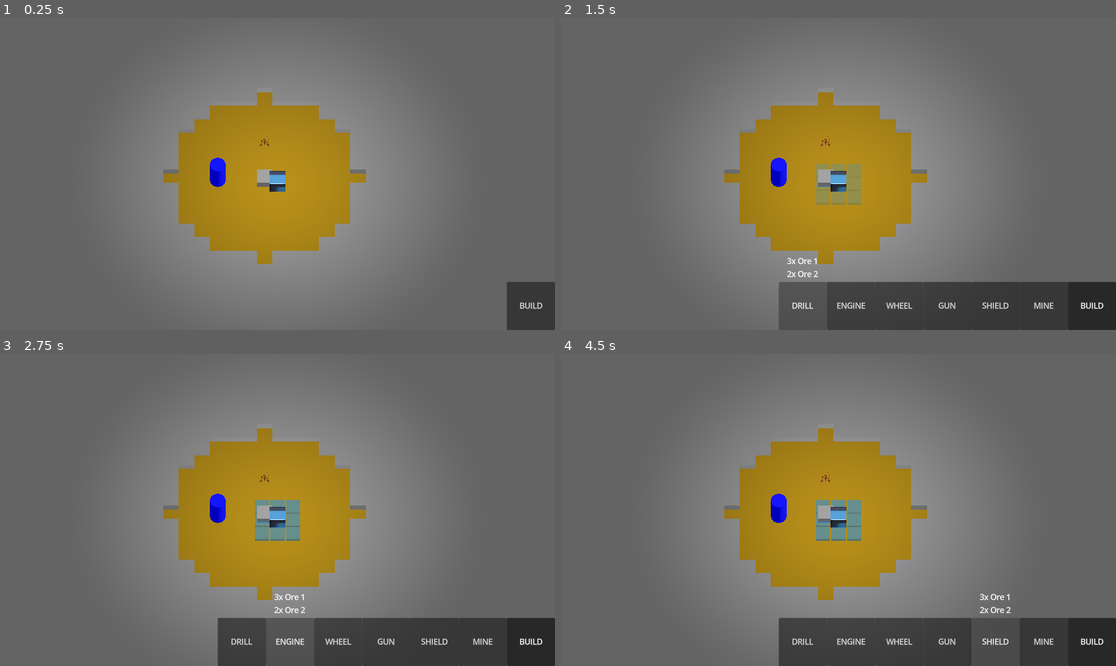
Above: before the commit, frames 1-4 (two rows, left to right).
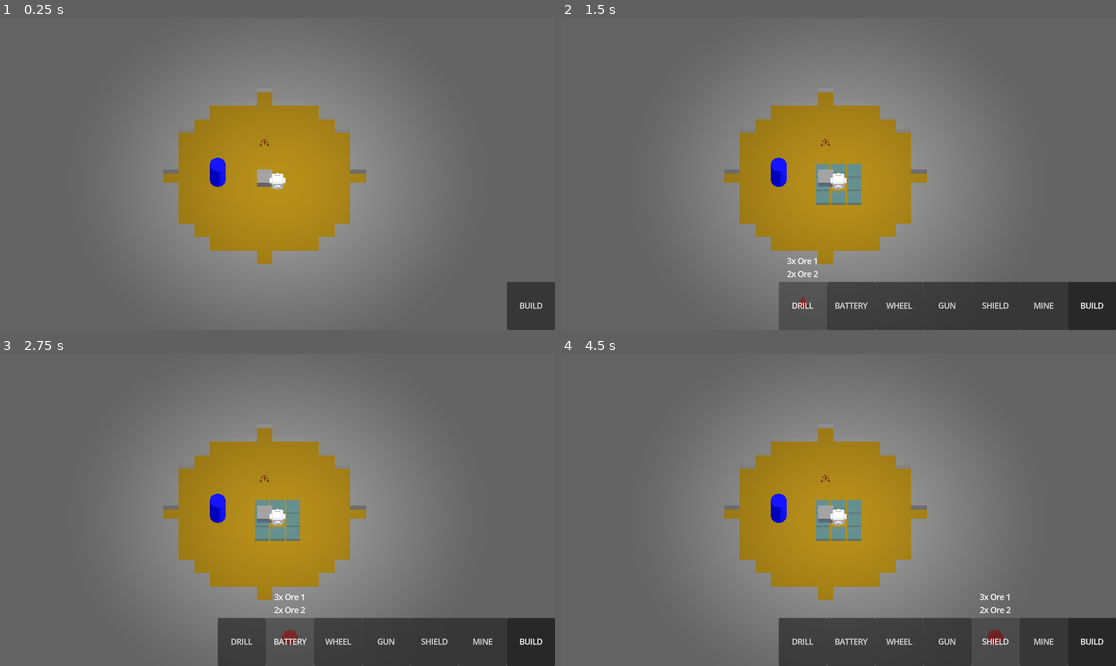
Above: after the commit, the same moments.

Repository: HedgeLizards/major
Game: Godot game, scene res://scenes/world.tscn
Same seed, same stepped clock (60 frames per second), same inputs: the game is played once before the commit and once after it. This scene is started directly instead of the project's main scene. The engine's default icon, where the game draws it, is replaced by a stand-in: a white triangle on a blue panel in a dark square.
Inputs:
- Up to frame 1 (0.25 s): no input
- Up to frame 2 (1.5 s): click "BUILD" at 0.5 s; click "DRILL" at 1.25 s
- Up to frame 3 (2.75 s): click "ENGINE" (after the commit: "BATTERY") at 2 s
- Up to frame 4 (4.5 s): click "WHEEL" at 2.75 s; click "GUN" at 3.5 s; click "SHIELD" at 4.25 s

The runs differ from the first frame. In frame 1, 0.2% of the frame differs, in the area x 48-52%, y 48-56%; in frame 2, 1.0%, in the area x 42-56%, y 46-94%; in frame 3, 0.4%; in frame 4, 0.4%.

Commit message:
Use actual models for components and Placeholder

Diff:
--- a/code/Battery.gd
+++ b/code/Battery.gd
@@ -1,3 +1,3 @@
-extends MeshInstance3D
+extends Node3D
 
 var available = false
--- a/code/Core.gd
+++ b/code/Core.gd
@@ -1,3 +1,3 @@
-extends MeshInstance3D
+extends Node3D
 
 var available = false
--- a/code/Drill.gd
+++ b/code/Drill.gd
@@ -1,3 +1,3 @@
-extends MeshInstance3D
+extends Node3D
 
 var available = false
--- a/code/Gun.gd
+++ b/code/Gun.gd
@@ -1,3 +1,3 @@
-extends MeshInstance3D
+extends Node3D
 
 var available = false
--- a/code/Mine.gd
+++ b/code/Mine.gd
@@ -1,3 +1,3 @@
-extends MeshInstance3D
+extends Node3D
 
 var available = false
--- a/code/Shield.gd
+++ b/code/Shield.gd
@@ -1,3 +1,3 @@
-extends MeshInstance3D
+extends Node3D
 
 var available = false
--- a/code/Vehicle.gd
+++ b/code/Vehicle.gd
@@ -1,6 +1,5 @@
 extends Node3D
 
-var Core = preload('res://scenes/core.tscn')
 var Free = preload('res://scenes/free.tscn')
 var Drill = preload('res://scenes/drill.tscn')
 var Battery = preload('res://scenes/battery.tscn')
@@ -8,6 +7,7 @@
 var Gun = preload('res://scenes/gun.tscn')
 var Shield = preload('res://scenes/shield.tscn')
 var Mine = preload('res://scenes/mine.tscn')
+var invalid = preload('res://resources/invalid.tres')
 
 var core_row = 1
 var core_column = 1
@@ -55,27 +55,38 @@
 
 			grid[r][c] = free
 
-func toggle_frees(visible):
+func toggle_frees():
 	var tween = create_tween().set_parallel().set_trans(Tween.TRANS_SINE)
 
 	for r in grid.size():
 		for c in grid[0].size():
 			if grid[r][c] != null && grid[r][c].available:
-				tween.tween_property(grid[r][c].get_surface_override_material(0), 'albedo_color:a', 0.5 if visible else 0.0, 0.4)
+				tween.tween_property(grid[r][c].get_surface_override_material(0), 'albedo_color:a', 0.0 if placing == null else 0.5, 0.2)
 
 func enable_placeholder(index):
+	if placing != null:
+		$Body/Placeholder.free()
+
 	placing = index
 
-	$Body/Placeholder.get_surface_override_material(0).albedo_color = [
-		Color.WHITE,
-		Color.YELLOW,
-		Color.ORANGE,
-		Color.RED,
-		Color.GRAY,
-		Color.BLACK,
-	][placing]
+	var placeholder_mesh_parent = [
+		Drill,
+		Battery,
+		Wheel,
+		Gun,
+		Shield,
+		Mine,
+	][placing].instantiate()
+	var placeholder_mesh = placeholder_mesh_parent.get_child(0)
 
-	toggle_frees(true)
+	placeholder_mesh.name = 'Placeholder'
+	placeholder_mesh_parent.remove_child(placeholder_mesh)
+
+	$Body.add_child(placeholder_mesh)
+
+	toggle_frees()
+
+	move_placeholder(get_viewport().get_mouse_position())
 
 func move_placeholder(mouse_position):
 	if placing == null:
@@ -102,26 +113,32 @@
 			hovered_column = null
 
 	if hovered_row == null:
-		$Body/Placeholder.visible = false
+		$Body/Placeholder.set_surface_override_material(0, invalid)
+
+		$Body/Placeholder.position.x = intersection_point.x
+		$Body/Placeholder.position.z = intersection_point.z
 	else:
-		$Body/Placeholder.visible = true
+		$Body/Placeholder.set_surface_override_material(0, null)
 
 		$Body/Placeholder.position.x = hovered_column - core_column
 		$Body/Placeholder.position.z = hovered_row - core_row
 
 func disable_placeholder():
-	$Body/Placeholder.visible = false
+	$Body/Placeholder.queue_free()
 
 	placing = null
 	hovered_row = null
 	hovered_column = null
 
-	toggle_frees(false)
+	toggle_frees()
 
 func _unhandled_input(event):
 	if event is InputEventMouseMotion:
 		move_placeholder(event.position)
-	elif event is InputEventMouseButton && event.button_index == MOUSE_BUTTON_LEFT && !event.pressed && hovered_row != null:
+	elif event is InputEventMouseButton:
+		if event.button_index != MOUSE_BUTTON_LEFT || !event.pressed || hovered_row == null:
+			return
+
 		var component = [
 			Drill,
 			Battery,
@@ -139,6 +156,9 @@
 		grid[hovered_row][hovered_column] = component
 
 		disable_placeholder()
+	elif event is InputEventKey:
+		if event.keycode == KEY_ESCAPE && placing != null:
+			disable_placeholder()
 
 func _notification(what):
 	if what == MainLoop.NOTIFICATION_APPLICATION_FOCUS_IN:
--- a/code/Wheel.gd
+++ b/code/Wheel.gd
@@ -1,3 +1,3 @@
-extends MeshInstance3D
+extends Node3D
 
 var available = false
--- /dev/null
+++ b/resources/invalid.tres
@@ -0,0 +1,4 @@
+[gd_resource type="StandardMaterial3D" format=3 uid="uid://vau31cxj8688"]
+
+[resource]
+albedo_color = Color(1, 0, 0, 1)
--- a/scenes/battery.tscn
+++ b/scenes/battery.tscn
@@ -1,13 +1,10 @@
-[gd_scene load_steps=4 format=3 uid="uid://c3bkqnsp2ha6r"]
+[gd_scene load_steps=3 format=3 uid="uid://c3bkqnsp2ha6r"]
 
+[ext_resource type="PackedScene" uid="uid://bex7pcrgwp2ex" path="res://models/Modules/Battery.gltf" id="1_8kfde"]
 [ext_resource type="Script" path="res://code/Battery.gd" id="1_gyl6v"]
 
-[sub_resource type="BoxMesh" id="BoxMesh_jw625"]
+[node name="Battery" instance=ExtResource("1_8kfde")]
+script = ExtResource("1_gyl6v")
 
-[sub_resource type="StandardMaterial3D" id="StandardMaterial3D_7shco"]
-albedo_color = Color(1, 1, 0, 1)
-
-[node name="Battery" type="MeshInstance3D"]
-mesh = SubResource("BoxMesh_jw625")
-surface_material_override/0 = SubResource("StandardMaterial3D_7shco")
-script = ExtResource("1_gyl6v")
+[node name="Battery2" parent="." index="0"]
+transform = Transform3D(0.4, 0, 0, 0, 0.4, 0, 0, 0, 0.4, 0, 0, 0)
--- a/scenes/build_menu.tscn
+++ b/scenes/build_menu.tscn
@@ -44,7 +44,9 @@
 custom_minimum_size = Vector2(100, 100)
 layout_mode = 2
 focus_mode = 0
-mouse_default_cursor_shape = 2
+mouse_filter = 1
+mouse_default_cursor_shape = 2
+action_mode = 0
 text = "DRILL"
 
 [node name="VBoxContainer2" type="VBoxContainer" parent="."]
@@ -78,8 +80,10 @@
 custom_minimum_size = Vector2(100, 100)
 layout_mode = 2
 focus_mode = 0
-mouse_default_cursor_shape = 2
-text = "ENGINE"
+mouse_filter = 1
+mouse_default_cursor_shape = 2
+action_mode = 0
+text = "BATTERY"
 
 [node name="VBoxContainer3" type="VBoxContainer" parent="."]
 modulate = Color(1, 1, 1, 0)
@@ -112,7 +116,9 @@
 custom_minimum_size = Vector2(100, 100)
 layout_mode = 2
 focus_mode = 0
-mouse_default_cursor_shape = 2
+mouse_filter = 1
+mouse_default_cursor_shape = 2
+action_mode = 0
 text = "WHEEL"
 
 [node name="VBoxContainer4" type="VBoxContainer" parent="."]
@@ -146,7 +152,9 @@
 custom_minimum_size = Vector2(100, 100)
 layout_mode = 2
 focus_mode = 0
-mouse_default_cursor_shape = 2
+mouse_filter = 1
+mouse_default_cursor_shape = 2
+action_mode = 0
 text = "GUN"
 
 [node name="VBoxContainer5" type="VBoxContainer" parent="."]
@@ -180,7 +188,9 @@
 custom_minimum_size = Vector2(100, 100)
 layout_mode = 2
 focus_mode = 0
-mouse_default_cursor_shape = 2
+mouse_filter = 1
+mouse_default_cursor_shape = 2
+action_mode = 0
 text = "SHIELD"
 
 [node name="VBoxContainer6" type="VBoxContainer" parent="."]
@@ -214,7 +224,9 @@
 custom_minimum_size = Vector2(100, 100)
 layout_mode = 2
 focus_mode = 0
-mouse_default_cursor_shape = 2
+mouse_filter = 1
+mouse_default_cursor_shape = 2
+action_mode = 0
 text = "MINE"
 
 [node name="Build" type="Button" parent="."]
--- a/scenes/core.tscn
+++ b/scenes/core.tscn
@@ -1,14 +1,7 @@
-[gd_scene load_steps=5 format=3 uid="uid://bs0x170nmf570"]
+[gd_scene load_steps=3 format=3 uid="uid://bs0x170nmf570"]
 
-[ext_resource type="Texture2D" uid="uid://0sr0a0kr4dta" path="res://icon.svg" id="1_qro18"]
+[ext_resource type="PackedScene" uid="uid://cnb7hyfsd3201" path="res://models/Modules/Core.gltf" id="1_0gxdk"]
 [ext_resource type="Script" path="res://code/Core.gd" id="2_mc08k"]
 
-[sub_resource type="BoxMesh" id="BoxMesh_iip1c"]
-
-[sub_resource type="StandardMaterial3D" id="StandardMaterial3D_bsu6l"]
-albedo_texture = ExtResource("1_qro18")
-
-[node name="Core" type="MeshInstance3D"]
-mesh = SubResource("BoxMesh_iip1c")
-surface_material_override/0 = SubResource("StandardMaterial3D_bsu6l")
+[node name="Core" instance=ExtResource("1_0gxdk")]
 script = ExtResource("2_mc08k")
--- a/scenes/drill.tscn
+++ b/scenes/drill.tscn
@@ -1,12 +1,10 @@
-[gd_scene load_steps=4 format=3 uid="uid://b103ggyex3ymn"]
+[gd_scene load_steps=3 format=3 uid="uid://b103ggyex3ymn"]
 
+[ext_resource type="PackedScene" uid="uid://d0tfrlvhhrxu0" path="res://models/Modules/Drill.gltf" id="1_3dus3"]
 [ext_resource type="Script" path="res://code/Drill.gd" id="1_5gdtq"]
 
-[sub_resource type="BoxMesh" id="BoxMesh_w4ofd"]
+[node name="Drill" instance=ExtResource("1_3dus3")]
+script = ExtResource("1_5gdtq")
 
-[sub_resource type="StandardMaterial3D" id="StandardMaterial3D_5jami"]
-
-[node name="Drill" type="MeshInstance3D"]
-mesh = SubResource("BoxMesh_w4ofd")
-surface_material_override/0 = SubResource("StandardMaterial3D_5jami")
-script = ExtResource("1_5gdtq")
+[node name="Drill2" parent="." index="0"]
+transform = Transform3D(1.21, 0, 0, 0, -4.37114e-08, 1.2, 0, -1, -5.24537e-08, 0, 0, 0)
--- a/scenes/gun.tscn
+++ b/scenes/gun.tscn
@@ -1,13 +1,10 @@
-[gd_scene load_steps=4 format=3 uid="uid://cph0xkn0a38ev"]
+[gd_scene load_steps=3 format=3 uid="uid://cph0xkn0a38ev"]
 
 [ext_resource type="Script" path="res://code/Gun.gd" id="1_1llai"]
+[ext_resource type="PackedScene" uid="uid://cj125pbco74bh" path="res://models/Modules/Gun.gltf" id="1_jelu0"]
 
-[sub_resource type="BoxMesh" id="BoxMesh_4g67b"]
+[node name="Gun" instance=ExtResource("1_jelu0")]
+script = ExtResource("1_1llai")
 
-[sub_resource type="StandardMaterial3D" id="StandardMaterial3D_ui3ok"]
-albedo_color = Color(1, 0, 0, 1)
-
-[node name="Gun" type="MeshInstance3D"]
-mesh = SubResource("BoxMesh_4g67b")
-surface_material_override/0 = SubResource("StandardMaterial3D_ui3ok")
-script = ExtResource("1_1llai")
+[node name="Gun2" parent="." index="0"]
+transform = Transform3D(0.9801, 0, 0, 0, -3.54062e-08, 0.972, 0, -0.81, -4.24875e-08, 0, 0, 0)
--- a/scenes/mine.tscn
+++ b/scenes/mine.tscn
@@ -1,13 +1,10 @@
-[gd_scene load_steps=4 format=3 uid="uid://bq5fk4xuitqfi"]
+[gd_scene load_steps=3 format=3 uid="uid://bq5fk4xuitqfi"]
 
+[ext_resource type="PackedScene" uid="uid://ye6grpjncnrp" path="res://models/Modules/Bombthrower.gltf" id="1_16a1e"]
 [ext_resource type="Script" path="res://code/Mine.gd" id="1_o636s"]
 
-[sub_resource type="BoxMesh" id="BoxMesh_3j1gb"]
+[node name="Mine" instance=ExtResource("1_16a1e")]
+script = ExtResource("1_o636s")
 
-[sub_resource type="StandardMaterial3D" id="StandardMaterial3D_c2d5o"]
-albedo_color = Color(0, 0, 0, 1)
-
-[node name="Mine" type="MeshInstance3D"]
-mesh = SubResource("BoxMesh_3j1gb")
-surface_material_override/0 = SubResource("StandardMaterial3D_c2d5o")
-script = ExtResource("1_o636s")
+[node name="Mineloader" parent="." index="0"]
+transform = Transform3D(0.4, 0, 0, 0, 0.4, 0, 0, 0, 0.4, 0, 0, 0)
--- a/scenes/shield.tscn
+++ b/scenes/shield.tscn
@@ -1,13 +1,10 @@
-[gd_scene load_steps=4 format=3 uid="uid://1r5kph24y6bi"]
+[gd_scene load_steps=3 format=3 uid="uid://1r5kph24y6bi"]
 
 [ext_resource type="Script" path="res://code/Shield.gd" id="1_8jmps"]
+[ext_resource type="PackedScene" uid="uid://c3dru3hyquoma" path="res://models/Modules/Shield.gltf" id="1_bgpgd"]
 
-[sub_resource type="BoxMesh" id="BoxMesh_sb158"]
+[node name="Shield" instance=ExtResource("1_bgpgd")]
+script = ExtResource("1_8jmps")
 
-[sub_resource type="StandardMaterial3D" id="StandardMaterial3D_yiaii"]
-albedo_color = Color(0.75, 0.75, 0.75, 1)
-
-[node name="Shield" type="MeshInstance3D"]
-mesh = SubResource("BoxMesh_sb158")
-surface_material_override/0 = SubResource("StandardMaterial3D_yiaii")
-script = ExtResource("1_8jmps")
+[node name="Shield2" parent="." index="0"]
+transform = Transform3D(0.4, 0, 0, 0, 0.4, 0, 0, 0, 0.4, 0, 0, 0)
--- a/scenes/vehicle.tscn
+++ b/scenes/vehicle.tscn
@@ -1,12 +1,8 @@
-[gd_scene load_steps=8 format=3 uid="uid://dukdcih3ch01f"]
+[gd_scene load_steps=6 format=3 uid="uid://dukdcih3ch01f"]
 
 [ext_resource type="Script" path="res://code/Vehicle.gd" id="2_ewdcd"]
 [ext_resource type="Script" path="res://code/playerinput.gd" id="3_8kft6"]
 [ext_resource type="PackedScene" uid="uid://bs0x170nmf570" path="res://scenes/core.tscn" id="3_ac747"]
-
-[sub_resource type="BoxMesh" id="BoxMesh_qfcyh"]
-
-[sub_resource type="StandardMaterial3D" id="StandardMaterial3D_g1u7y"]
 
 [sub_resource type="SceneReplicationConfig" id="SceneReplicationConfig_34npo"]
 properties/0/path = NodePath(".:position")
@@ -38,11 +34,6 @@
 
 [node name="Body" type="Node3D" parent="."]
 
-[node name="Placeholder" type="MeshInstance3D" parent="Body"]
-visible = false
-mesh = SubResource("BoxMesh_qfcyh")
-surface_material_override/0 = SubResource("StandardMaterial3D_g1u7y")
-
 [node name="Core" parent="Body" instance=ExtResource("3_ac747")]
 
 [node name="OmniLight3D" type="OmniLight3D" parent="."]
--- a/scenes/wheel.tscn
+++ b/scenes/wheel.tscn
@@ -1,13 +1,10 @@
-[gd_scene load_steps=4 format=3 uid="uid://cqyvkiou11o8"]
+[gd_scene load_steps=3 format=3 uid="uid://cqyvkiou11o8"]
 
 [ext_resource type="Script" path="res://code/Wheel.gd" id="1_7ggqh"]
+[ext_resource type="PackedScene" uid="uid://c31uj44aqebea" path="res://models/Modules/Wheel.gltf" id="1_q5yla"]
 
-[sub_resource type="BoxMesh" id="BoxMesh_21pd7"]
+[node name="Wheel" instance=ExtResource("1_q5yla")]
+script = ExtResource("1_7ggqh")
 
-[sub_resource type="StandardMaterial3D" id="StandardMaterial3D_yqs46"]
-albedo_color = Color(1, 0.65, 0, 1)
-
-[node name="Wheel" type="MeshInstance3D"]
-mesh = SubResource("BoxMesh_21pd7")
-surface_material_override/0 = SubResource("StandardMaterial3D_yqs46")
-script = ExtResource("1_7ggqh")
+[node name="Wheel2" parent="." index="0"]
+transform = Transform3D(0.96, 0, 0, 0, 1, 0, 0, 0, 1, 0, 0, 0)
